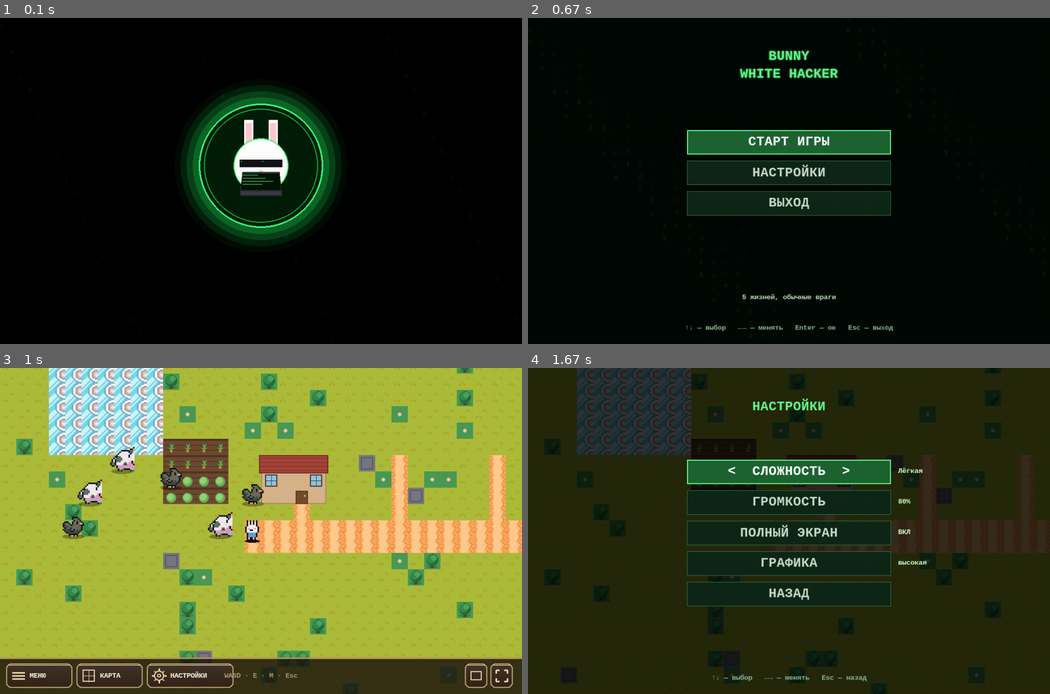
Above: before the commit, frames 1-4 (two rows, left to right).
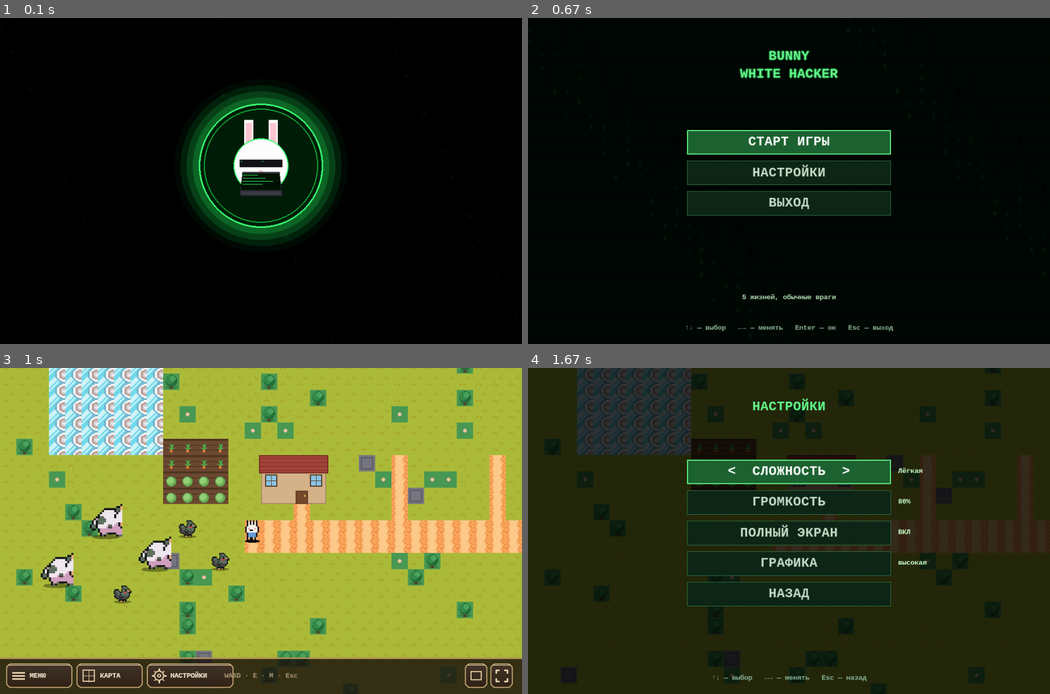
Above: after the commit, the same moments.

Repository: Folombas/PyGame2026
Game: pygame game, started from PyPixelTD/main.py
Two runs of this game, one before a commit and one after it. Both use one fixed random seed, a clock stepped at 60 frames per second and the inputs below.
Inputs:
- Up to frame 1 (0.1 s): no input
- Up to frame 2 (0.67 s): tap Enter at 0.33 s
- Up to frame 3 (1 s): tap Space at 0.67 s
- Up to frame 4 (1.67 s): click "НАСТРОЙКИ" at 1.05 s; type "ann" at 1.33 s

Frames 1-2 are identical in both runs. In frame 3, 3.4% of the frame differs, in the area x 7-51%, y 24-73%; in frame 4, nothing differs.

Commit message:
Animals: cows 64px (bigger than player), move only left-right, proper shadow

Diff:
--- a/PyPixelTD/animals.py
+++ b/PyPixelTD/animals.py
@@ -28,9 +28,12 @@
         self.talk_timer = 0
         self.facing_right = True
         # Размеры на экране — 32×32 (scale 2)
-        self.size = 48
-        self.sprites = self._load_sprites()   # {"front": [..], "side": [..]}
-        # Корова — ВСЕГДА боком, курица — ВСЕГДА спереди (бокового нет)
+        # Размеры: корова крупная, курица мелкая
+        self.scale = 4 if self.kind == "cow" else 2.5
+        self.hitbox_w = 56 if self.kind == "cow" else 32
+        self.hitbox_h = 40 if self.kind == "cow" else 28
+        self.sprites = self._load_sprites()
+        # Корова — ВСЕГДА боком, курица — ВСЕГДА спереди
         if self.kind == "cow" and self.sprites.get("side"):
             self.facing = "side"
         else:
@@ -43,20 +46,23 @@
             files = {"front": "animals/chicken.png", "side": "animals/chicken.png"}
 
         result = {"front": [], "side": []}
+        size = int(16 * self.scale)
         for face, path in files.items():
             sheet = assets.load_image(path)
             if sheet is None:
                 continue
-            # Автоопределение количества кадров
             n_frames = sheet.get_width() // 16
             for i in range(n_frames):
                 sub = pygame.Surface((16, 16), pygame.SRCALPHA)
                 sub.blit(sheet, (0, 0), pygame.Rect(i * 16, 0, 16, 16))
-                result[face].append(pygame.transform.scale(sub, (48, 48)))
+                result[face].append(pygame.transform.scale(sub, (size, size)))
         return result
 
     def rect(self):
-        return pygame.Rect(int(self.x) - 24, int(self.y) - 24, 48, 48)
+        return pygame.Rect(
+            int(self.x) - self.hitbox_w // 2,
+            int(self.y) - self.hitbox_h,
+            self.hitbox_w, self.hitbox_h)
 
     def update(self):
         # Паттерн: пасётся → идёт немного → снова пасётся
@@ -68,28 +74,19 @@
         else:
             # Начинаем новый цикл ходьбы
             if self.walk_timer <= 0:
-                self.walk_timer = random.randint(30, 90)
-                # Случайное направление движения
-                angle = random.choice([0, 90, 180, 270])
-                if angle == 0:    self.vx = 0.3;  self.vy = 0
-                elif angle == 90: self.vx = 0;    self.vy = 0.3
-                elif angle == 180: self.vx = -0.3; self.vy = 0
-                else:             self.vx = 0;    self.vy = -0.3
-                # Направление движения (для отражения)
-                if abs(self.vx) > 0.01:
-                    self.facing_right = self.vx > 0
+                self.walk_timer = random.randint(40, 100)
+                # Только влево или вправо — корова боком не идёт вверх/вниз
+                self.vx = random.choice([-0.35, 0.35])
+                self.vy = 0
+                self.facing_right = self.vx > 0
 
             self.x += self.vx
-            self.y += self.vy
             self.walk_timer -= 1
 
-            # Если далеко от базы — возвращаемся (просто стоп)
+            # Если далеко от базы — разворачиваемся
             if abs(self.x - self.base_x) > self.walk_range:
-                self.x = self.base_x + (self.walk_range if self.x > self.base_x else -self.walk_range)
-                self.walk_timer = 0
-            if abs(self.y - self.base_y) > self.walk_range:
-                self.y = self.base_y + (self.walk_range if self.y > self.base_y else -self.walk_range)
-                self.walk_timer = 0
+                self.vx = -self.vx
+                self.facing_right = self.vx > 0
 
             # Анимация ходьбы — циклится по всем кадрам
             self.anim_timer += 1
@@ -121,11 +118,9 @@
         self.talk_timer = frames
 
     def draw(self, screen, cam_x, cam_y, font_small=None):
-        # Используем правильный набор кадров
         frames = self.sprites.get(self.facing) or self.sprites.get("front")
         if not frames:
             return
-        # Защита от выхода за пределы массива
         frame_idx = self.anim_frame % len(frames)
         frame = frames[frame_idx]
         if frame is None:
@@ -134,12 +129,20 @@
         # Отражаем только side
         if self.facing == "side" and not self.facing_right:
             img = pygame.transform.flip(frame, True, False)
-        sx = int(self.x) - 24 - cam_x
-        sy = int(self.y) - 48 - cam_y
+
+        img_w = img.get_width()
+        img_h = img.get_height()
+        # Спрайт стоит на ногах — прижаты к нижней границе "клетки"
+        sx = int(self.x) - img_w // 2 - cam_x
+        sy = int(self.y) - img_h - cam_y
+
         # Тень
-        shadow = pygame.Surface((44, 10), pygame.SRCALPHA)
-        pygame.draw.ellipse(shadow, (0, 0, 0, 80), (0, 0, 44, 10))
-        screen.blit(shadow, (sx + 2, int(self.y) - 5 - cam_y))
+        shadow_w = int(img_w * 0.85)
+        shadow_h = max(6, int(img_h * 0.15))
+        shadow = pygame.Surface((shadow_w, shadow_h), pygame.SRCALPHA)
+        pygame.draw.ellipse(shadow, (0, 0, 0, 90), (0, 0, shadow_w, shadow_h))
+        screen.blit(shadow, (sx + (img_w - shadow_w) // 2, int(self.y) - shadow_h // 2 - cam_y))
+
         # Спрайт
         screen.blit(img, (sx, sy))
 
@@ -148,7 +151,7 @@
             txt = font_small.render(self.talk_text, True, (255, 255, 255))
             bg = pygame.Surface((txt.get_width() + 8, txt.get_height() + 4), pygame.SRCALPHA)
             bg.fill((30, 25, 50, 220))
-            bx = sx + 16 - bg.get_width() // 2
+            bx = sx + img_w // 2 - bg.get_width() // 2
             by = sy - bg.get_height() - 4
             screen.blit(bg, (bx, by))
             screen.blit(txt, (bx + 4, by + 2))
--- a/PyPixelTD/world_td.py
+++ b/PyPixelTD/world_td.py
@@ -201,12 +201,12 @@
 
 
         # Животные на лугу — коровы и куры
-        self.animals.append(Animal(7, 18, "cow"))
-        self.animals.append(Animal(13, 22, "cow"))
-        self.animals.append(Animal(5, 20, "cow"))
-        self.animals.append(Animal(10, 19, "chicken"))
-        self.animals.append(Animal(15, 20, "chicken"))
-        self.animals.append(Animal(4, 22, "chicken"))
+        self.animals.append(Animal(6, 22, "cow"))
+        self.animals.append(Animal(9, 24, "cow"))
+        self.animals.append(Animal(3, 25, "cow"))
+        self.animals.append(Animal(11, 22, "chicken"))
+        self.animals.append(Animal(13, 24, "chicken"))
+        self.animals.append(Animal(7, 26, "chicken"))
 
     # ---- Доступ ----
     def tile_at(self, tx, ty):
